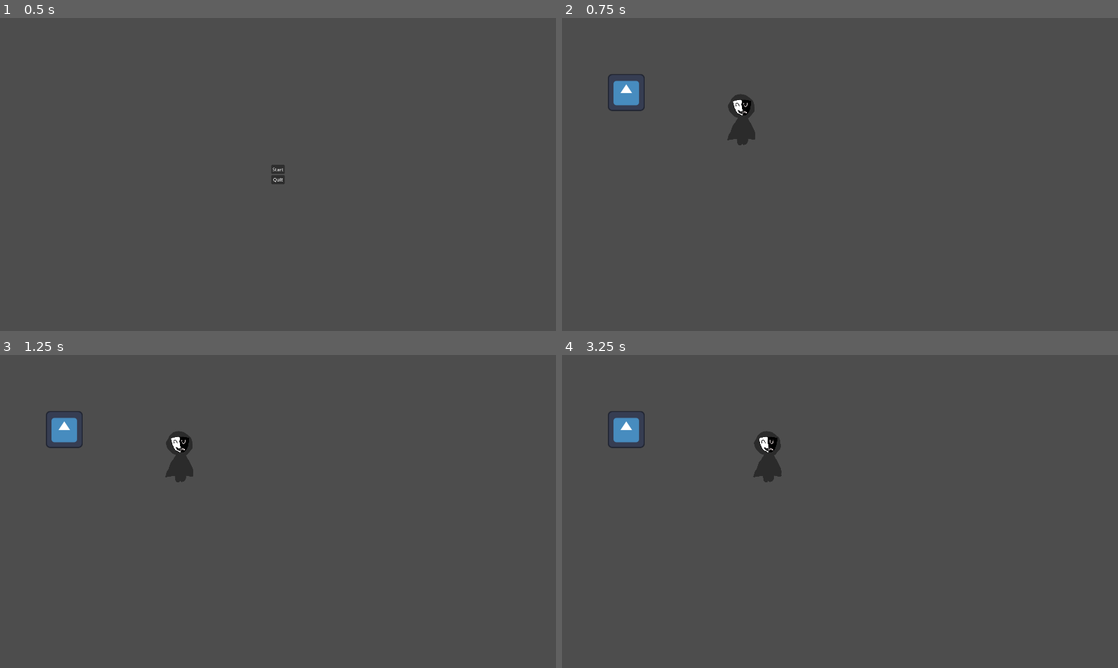
Above: before the commit, frames 1-4 (two rows, left to right).
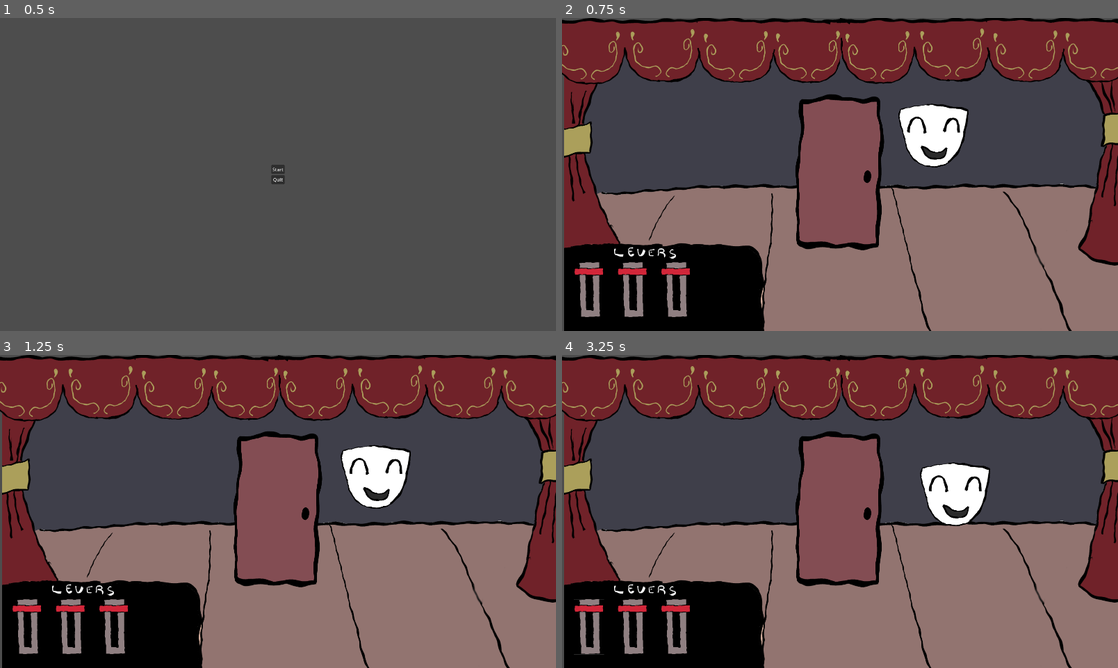
Above: after the commit, the same moments.

Repository: razzius/Masks2026
Game: Godot game, scene res://scenes/title_screen.tscn
The game is run twice, just before and just after one commit, with the same random seed, the same clock (stepped at 60 frames per second) and the same inputs. The engine's default icon, where the game draws it, is replaced by a stand-in: a white triangle on a blue panel in a dark square.
Inputs (mouse positions are in pixels of both pictures, inside the frame that each line leads up to):
- Up to frame 1 (0.5 s): no input
- Up to frame 2 (0.75 s): click "Start" at 0.5 s
- Up to frame 3 (1.25 s): no input
- Up to frame 4 (3.25 s): click (589, 627) at 1.27 s; tap Enter (ui_accept) at 2, 2.27, 3.02 s; hold Right (Right) 2.03-2.78 s; hold Left (ui_left) from 2.78 s (still down)

Frame 1 is identical in both runs. In frame 2, 75% of the frame differs, in the area x 0-100%, y 0-100%; in frame 3, 75%; in frame 4, 75%.

Commit message:
Use actual game scene

Diff:
--- a/scripts/title_screen.gd
+++ b/scripts/title_screen.gd
@@ -1,7 +1,7 @@
 extends Node2D
 
 func _on_start_button_pressed() -> void:
-	GameManager.change_scene('res://scenes/main.tscn')
+	GameManager.change_scene('res://scenes/Stages/Stage1.tscn')
 
 
 func _on_quit_button_pressed() -> void:
